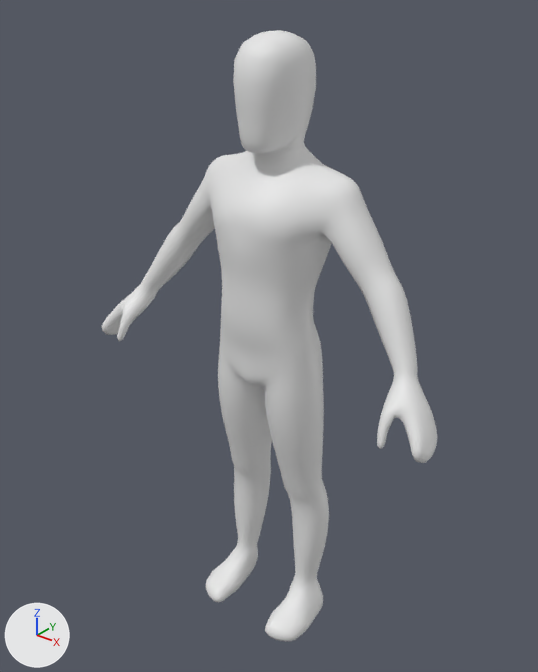
The FBX model Assets/_CueClash/Graphics/Models/player/player_model.fbx: old version first, new version second.
One viewpoint serves both versions: a 50 mm lens placed at (1.91, -2.42, 3.04), pointed at (-0.03, 0.01, 1.54). The axes (+X, +Y, +Z) are drawn at lower left. The lights are the same throughout. Where no turn or scale is listed for an object, it has been applied to the vertices.

The first picture shows 'Man'.
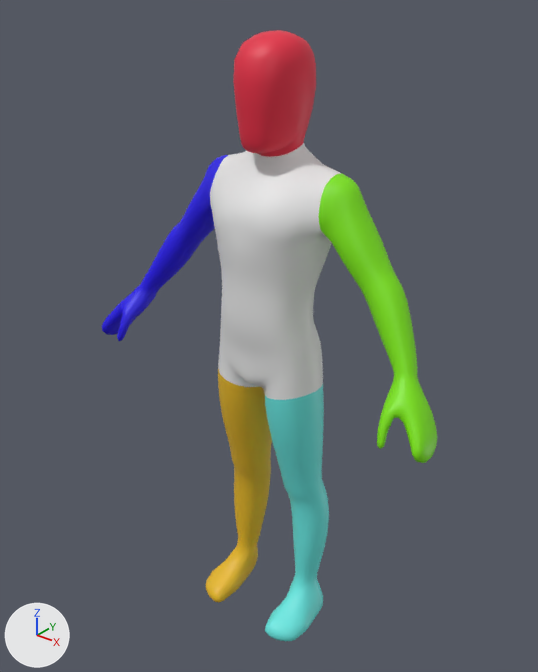
Boxes (x1, y1, x2, y2) around the edits, measured in the pictures (538 x 672 px):
part 1 of me_cylinder_002, recoloured (white to green)
    both: (318, 173, 437, 463)
part 2 of me_cylinder_002, recoloured (white to blue)
    both: (102, 155, 228, 341)
part 3 of me_cylinder_002, recoloured (white to red)
    both: (233, 30, 316, 157)
part 4 of me_cylinder_002, recoloured (white to cyan)
    both: (265, 385, 329, 641)
part 5 of me_cylinder_002, recoloured (white to yellow)
    both: (206, 369, 272, 603)

The change, as a diff of the scene's bpy script:
```diff
--- a/Assets/_CueClash/Graphics/Models/player/player_model.fbx.py
+++ b/Assets/_CueClash/Graphics/Models/player/player_model.fbx.py
@@ mat_left_hand @@
+mat_left_hand = principled_material('Left Hand')
+mat_left_hand.base_color = (0.209, 0.8, 0.0)  # green #7ee700
@@ mat_torso @@
+mat_torso = principled_material('Torso')
+mat_torso.base_color = (0.8, 0.8, 0.8)  # white #e7e7e7
@@ mat_right_leg @@
+mat_right_leg = principled_material('Right Leg')
+mat_right_leg.base_color = (0.8, 0.477, 0.0151)  # yellow #e7b821
@@ mat_left_leg @@
+mat_left_leg = principled_material('Left Leg')
+mat_left_leg.base_color = (0.14, 0.8, 0.755)  # cyan #69e7e1
@@ mat_head @@
+mat_head = principled_material('Head')
+mat_head.base_color = (0.8, 0.0223, 0.0573)  # red #e72944
@@ mat_right_hand @@
+mat_right_hand = principled_material('Right Hand')
+mat_right_hand.base_color = (0.0126, 0.001, 0.8)  # blue #1d03e7
@@ me_cylinder_002 @@
 me_cylinder_002.from_pydata(...)  # 3246 vertices, 3244 faces; spans x -0.92..0.92, y -0.29..0.21, z -0.01..2.85
 # used by ob_man; location = (0.0, 0.0, 0.0)
+# me_cylinder_002 part 1: all 576 faces centred in x 0.3..0.92, y -0.29..0.15, z 1.36..2.32 switch from no material to mat_left_hand (green #7ee700)
+# me_cylinder_002 part 2: all 576 faces centred in x -0.92..-0.3, y -0.29..0.15, z 1.36..2.32 switch from no material to mat_right_hand (blue #1e03e7)
+# me_cylinder_002 part 3: 280 of the faces centred in x -0.15..0.15, y -0.17..0.2, z 2.39..2.85 switch from no material to mat_head (red #e72944)
+# me_cylinder_002 part 4: 534 of the faces centred in x 0.02..0.32, y -0.27..0.16, z -0.01..1.33 switch from no material to mat_left_leg (cyan #69e7e1)
+# me_cylinder_002 part 5: 534 of the faces centred in x -0.32..-0.02, y -0.27..0.16, z -0.01..1.33 switch from no material to mat_right_leg (yellow #e7b821)
+me_cylinder_002.materials.append(mat_torso)  # white #e7e7e7
```
